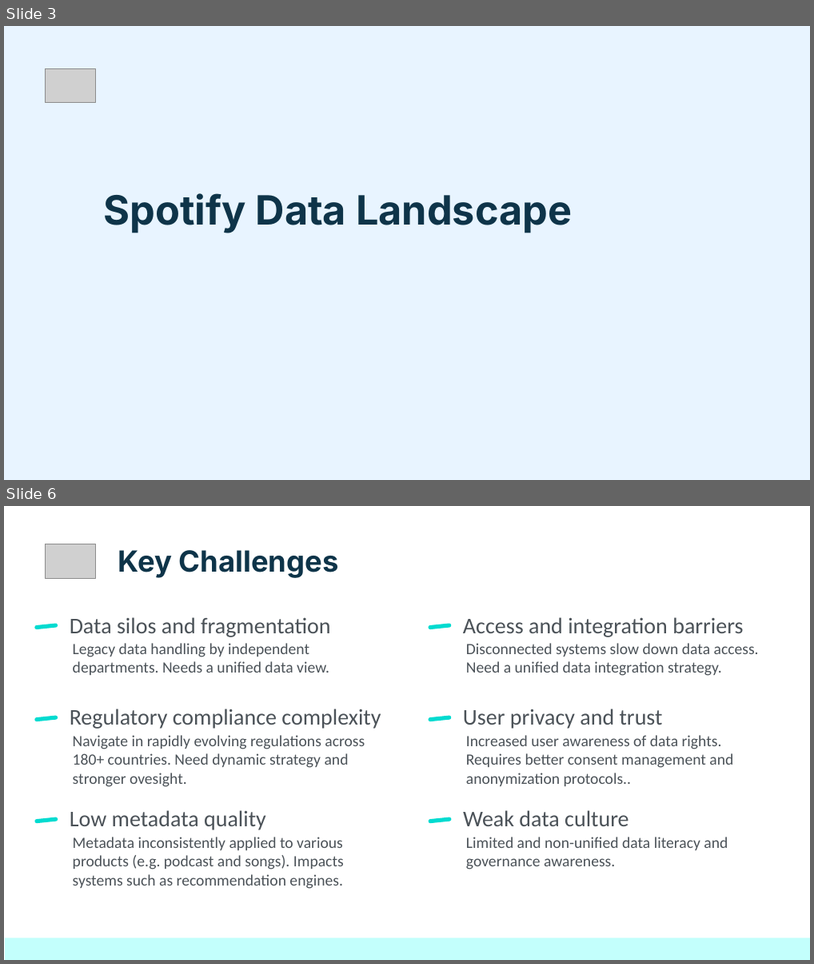
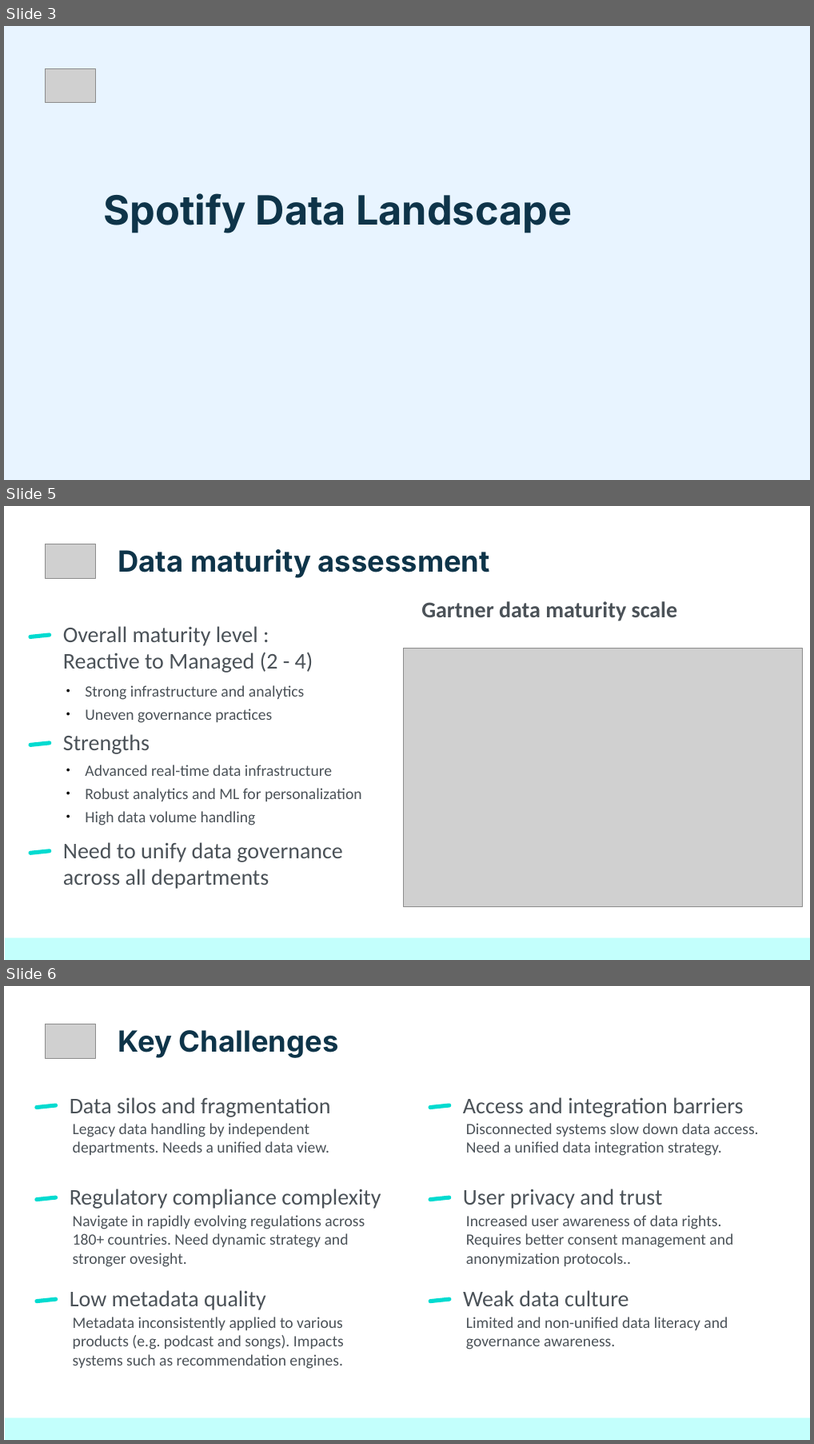
Before and after one commit to netesf13d/jedha-projects, a slide deck: 2-01-Spotify_Data_Governance/presentation/Presentation - 2-01 - Spotify Data Governance.odp. Shown one above the other, each under a label of ours: slides 3 and 6 before the commit, slides 3, 5 and 6 after it; the slides between them are not shown. The pictures are 814x964 and 814x1444 pixels, drawn with LibreOffice and Linux fonts; fonts in the diff are those of the drawing; grey boxes stand for pictures. Boxes give left, top, right and bottom in pixels: in the first picture for what was removed or moved away, otherwise in the second. Text is boxed around its words. In the diff, an @@ line names an element or a change of style, - is before the commit and + after.

```diff
--- a/2-01-Spotify_Data_Governance/presentation/Presentation - 2-01 - Spotify Data Governance.odp
+++ b/2-01-Spotify_Data_Governance/presentation/Presentation - 2-01 - Spotify Data Governance.odp
@@ slide 5 added at (4, 506, 810, 960), background #FFFFFF @@
@@ picture added at (45, 544, 96, 578) @@
@@ title added at (118, 549, 490, 578), 26 pt, text #0E3449, bold @@
+Data maturity assessment
@@ title added at (422, 601, 678, 621), 20 pt, text #4B5258, bold @@
+Gartner data maturity scale
@@ rounded rectangle added at (28, 632, 52, 639), fill #00DBD0 @@
@@ title added at (63, 626, 314, 672), 20 pt, text #4B5258 @@
+Overall maturity level :
+Reactive to Managed (2 - 4)
@@ picture added at (404, 648, 803, 906) @@
@@ text added at (85, 685, 304, 723), 14 pt, text #4B5258 @@
+● Strong infrastructure and analytics
+● Uneven governance practices
@@ rounded rectangle added at (28, 740, 52, 747), fill #00DBD0 @@
@@ title added at (63, 734, 150, 754), 20 pt, text #4B5258 @@
+Strengths
@@ text added at (85, 764, 362, 825), 14 pt, text #4B5258 @@
+● Advanced real-time data infrastructure
+● Robust analytics and ML for personalization
+● High data volume handling
@@ rounded rectangle added at (28, 848, 52, 855), fill #00DBD0 @@
@@ title added at (63, 842, 342, 888), 20 pt, text #4B5258 @@
+Need to unify data governance across all departments
@@ rectangle added at (5, 937, 810, 959), fill #C3FFFC @@
```
Also in this commit, not shown: 4 slides changed, 4 other slides added, 5 slides removed, 4 other files.
